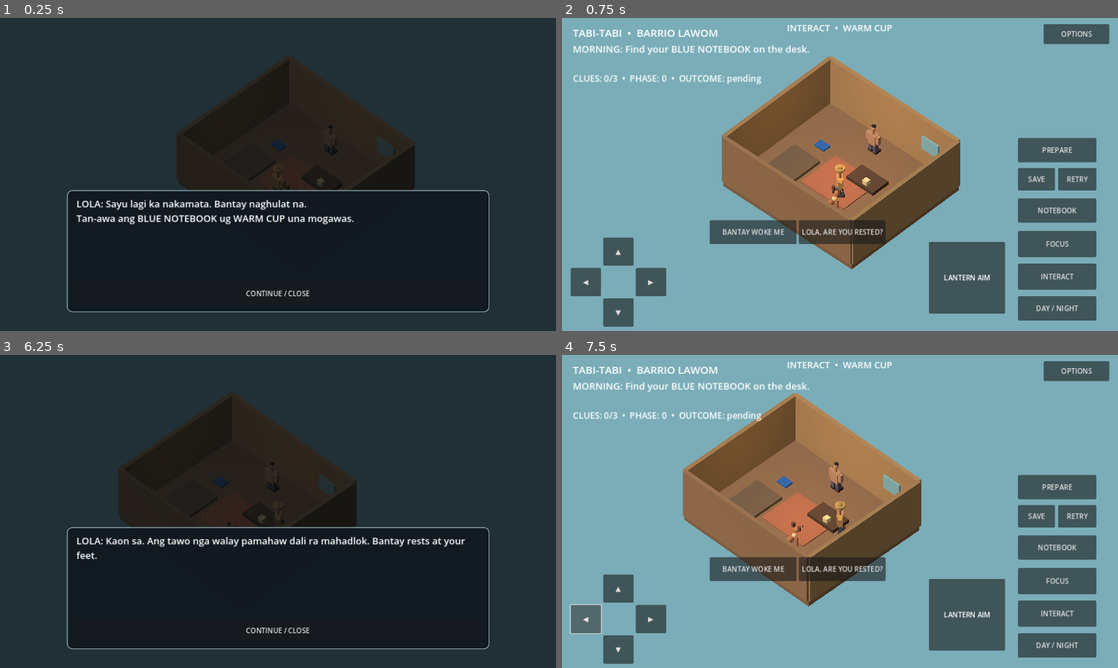
Above: before the commit, frames 1-4 (two rows, left to right).
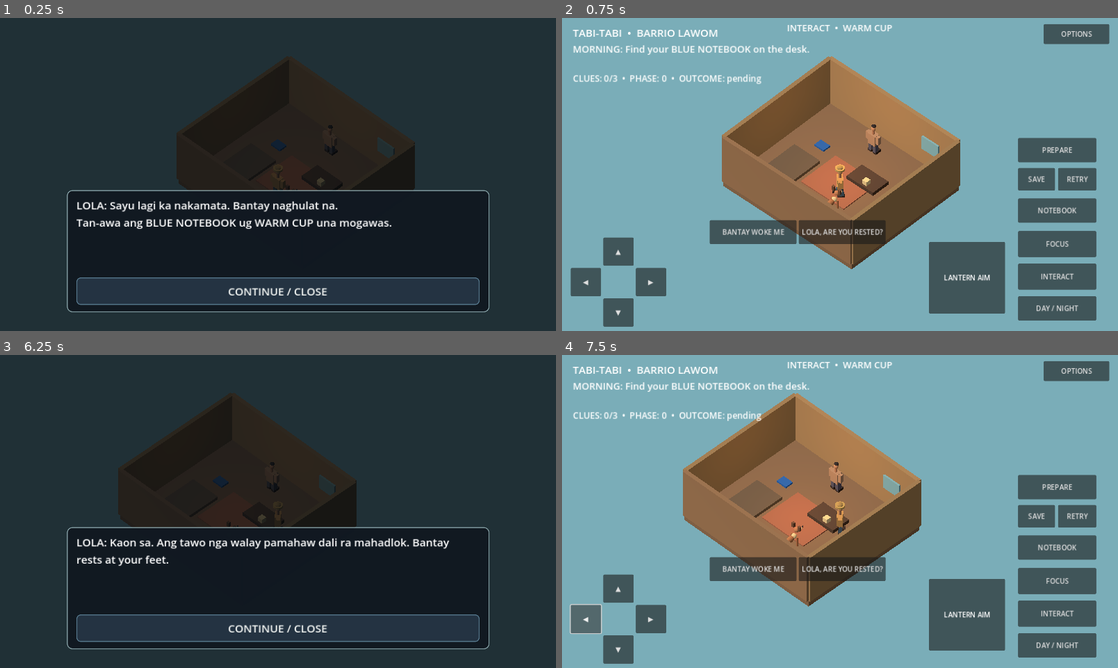
Above: after the commit, the same moments.

Repository: LokiJ07/Tabi-tabi
Game: Godot game, scene res://scenes/main.tscn
Same seed, same stepped clock (60 frames per second), same inputs: the game is played once before the commit and once after it.
Inputs (mouse positions are in pixels of both pictures, inside the frame that each line leads up to):
- Up to frame 1 (0.25 s): no input
- Up to frame 2 (0.75 s): tap Enter (ui_accept) at 0.5 s; move the mouse to (962, 158) at 0.52 s; hold Right (ui_right) from 0.53 s (still down); click (962, 158) at 0.67 s
- Up to frame 3 (6.25 s): tap Enter (ui_accept) at 0.77, 1.25, 2.75, 4.25, 5.75, 6.02 s; release Right (ui_right) at 1.25 s; drag from (166, 527) to (250, 574) at 1.27 s; click "RETRY" at 2 s; move the mouse to (333, 442) at 2.77 s; hold Right (ui_right) 2.78-3.5 s; click "RETRY" at 3.5 s; drag from (250, 574) to (111, 464) at 4.27 s; click "RETRY" at 5 s; move the mouse to (444, 558) at 5.77 s; hold Left (ui_left) from 5.78 s (still down)
- Up to frame 4 (7.5 s): release Left (ui_left) at 6.5 s; tap Enter (ui_accept) at 6.5 s; drag from (673, 464) to (756, 433) at 6.52 s; click "◀" at 7.25 s

The runs differ from the first frame. In frame 1, 8.6% of the frame differs, in the area x 13-87%, y 58-92%; in frame 2, nothing differs; in frame 3, 8.0%; in frame 4, nothing differs.

Commit message:
fix(mobile): readable high-contrast menu buttons, disabled kit state and scalable typography

Diff:
--- a/scripts/main.gd
+++ b/scripts/main.gd
@@ -466,6 +466,40 @@
 	style.content_margin_bottom = 16.0
 	panel.add_theme_stylebox_override("panel", style)
 	panel.mouse_filter = Control.MOUSE_FILTER_STOP
+
+
+func _menu_style(fill: Color, outline: Color) -> StyleBoxFlat:
+	var style := StyleBoxFlat.new()
+	style.bg_color = fill
+	style.border_color = outline
+	style.set_border_width_all(2)
+	style.set_corner_radius_all(9)
+	style.content_margin_left = 18.0
+	style.content_margin_right = 18.0
+	style.content_margin_top = 7.0
+	style.content_margin_bottom = 7.0
+	return style
+
+
+func _style_modal_button(button: Button, selected: bool = false, footer: bool = false) -> void:
+	# The default Godot Button font and disabled palette were nearly invisible
+	# on the user's landscape phone. Explicit styles cover every state.
+	var edge := Color(0.43, 0.75, 0.65) if selected else Color(0.34, 0.48, 0.56)
+	var background := Color(0.14, 0.25, 0.27) if selected else Color(0.14, 0.20, 0.26)
+	button.add_theme_stylebox_override("normal", _menu_style(background, edge))
+	button.add_theme_stylebox_override("hover", _menu_style(Color(0.22, 0.34, 0.39), Color(0.65, 0.83, 0.81)))
+	button.add_theme_stylebox_override("pressed", _menu_style(Color(0.26, 0.40, 0.39), Color(0.90, 0.80, 0.49)))
+	button.add_theme_stylebox_override("hover_pressed", _menu_style(Color(0.26, 0.40, 0.39), Color(0.90, 0.80, 0.49)))
+	button.add_theme_stylebox_override("focus", _menu_style(Color(0.0, 0.0, 0.0, 0.0), Color(0.98, 0.84, 0.46)))
+	button.add_theme_stylebox_override("disabled", _menu_style(Color(0.11, 0.18, 0.21), edge.darkened(0.15)))
+	button.add_theme_color_override("font_color", Color(0.96, 0.97, 0.96))
+	button.add_theme_color_override("font_hover_color", Color.WHITE)
+	button.add_theme_color_override("font_pressed_color", Color.WHITE)
+	button.add_theme_color_override("font_focus_color", Color.WHITE)
+	button.add_theme_color_override("font_disabled_color", Color(0.85, 0.91, 0.90))
+	button.add_theme_font_size_override("font_size", roundi((25.0 if footer else 27.0) * preferences.text_scale))
+	button.alignment = HORIZONTAL_ALIGNMENT_CENTER if footer else HORIZONTAL_ALIGNMENT_LEFT
+	button.custom_minimum_size = Vector2(button.custom_minimum_size.x, maxf(button.custom_minimum_size.y, 63.0))
 
 
 func _sync_modal_ui() -> void:
@@ -604,6 +638,7 @@
 	dialogue_close.text = "CONTINUE / CLOSE"
 	dialogue_close.custom_minimum_size = Vector2(240, 52)
 	dialogue_close.pressed.connect(_close_dialogue)
+	_style_modal_button(dialogue_close, false, true)
 	dialogue_layout.add_child(dialogue_close)
 	dialogue.hide()
 	notebook_panel = PanelContainer.new()
@@ -619,6 +654,7 @@
 	notebook_layout.add_theme_constant_override("separation", 12)
 	notebook_panel.add_child(notebook_layout)
 	var title := Label.new()
+	title.name = "NotebookHeading"
 	title.text = "FIELD NOTEBOOK  |  NIGHT 1"
 	title.add_theme_font_size_override("font_size", 25)
 	notebook_layout.add_child(title)
@@ -636,22 +672,26 @@
 	notebook_scroll.add_child(stack)
 	notebook_body = Label.new()
 	notebook_body.autowrap_mode = TextServer.AUTOWRAP_WORD_SMART
-	notebook_body.add_theme_font_size_override("font_size", 21)
+	notebook_body.add_theme_font_size_override("font_size", 27)
+	notebook_body.add_theme_constant_override("line_spacing", 6)
 	notebook_body.size_flags_horizontal = Control.SIZE_EXPAND_FILL
 	stack.add_child(notebook_body)
 	var links_label := Label.new()
 	links_label.text = "CONNECT EVIDENCE"
-	links_label.add_theme_font_size_override("font_size", 20)
+	links_label.name = "EvidenceHeading"
+	links_label.add_theme_font_size_override("font_size", 25)
 	stack.add_child(links_label)
 	link_light_button = Button.new()
 	link_light_button.text = "LINK: DADO + MOORING"
 	link_light_button.custom_minimum_size = Vector2(260, 45)
 	link_light_button.pressed.connect(func(): _link_clues("light_mooring"))
+	_style_modal_button(link_light_button)
 	stack.add_child(link_light_button)
 	link_ledger_button = Button.new()
 	link_ledger_button.text = "LINK: MOORING + MARA"
 	link_ledger_button.custom_minimum_size = Vector2(270, 45)
 	link_ledger_button.pressed.connect(func(): _link_clues("ledger_mooring"))
+	_style_modal_button(link_ledger_button)
 	stack.add_child(link_ledger_button)
 	var theory_row := HBoxContainer.new()
 	theory_row.add_theme_constant_override("separation", 10)
@@ -660,17 +700,20 @@
 	notebook_guide.text = "GUIDE GENTLY"
 	notebook_guide.custom_minimum_size = Vector2(170, 48)
 	notebook_guide.pressed.connect(func(): _select_theory("guide"))
+	_style_modal_button(notebook_guide)
 	theory_row.add_child(notebook_guide)
 	notebook_chase = Button.new()
 	notebook_chase.text = "CHASE AWAY"
 	notebook_chase.custom_minimum_size = Vector2(170, 48)
 	notebook_chase.pressed.connect(func(): _select_theory("chase"))
+	_style_modal_button(notebook_chase)
 	theory_row.add_child(notebook_chase)
 	var close_button := Button.new()
 	close_button.text = "CLOSE NOTEBOOK"
 	close_button.custom_minimum_size = Vector2(200, 48)
 	close_button.pressed.connect(_close_notebook)
 	close_button.name = "CloseNotebook"
+	_style_modal_button(close_button, false, true)
 	notebook_layout.add_child(close_button)
 	notebook_panel.hide()
 	# Four active equipment slots, persisted with Night 1 state.
@@ -699,29 +742,33 @@
 	kit_stack.add_theme_constant_override("separation", 10)
 	kit_scroll.add_child(kit_stack)
 	var kit_title := Label.new()
+	kit_title.name = "PreparationHeading"
 	kit_title.text = "RIVER PREPARATION | CHOOSE FOUR"
 	kit_title.add_theme_font_size_override("font_size", 24)
 	kit_stack.add_child(kit_title)
 	prep_summary = Label.new()
-	prep_summary.add_theme_font_size_override("font_size", 20)
+	prep_summary.add_theme_font_size_override("font_size", 26)
 	kit_stack.add_child(prep_summary)
 	for item in story.kit.ITEMS:
 		var item_id: String = item
 		var item_button := Button.new()
 		item_button.custom_minimum_size = Vector2(360, 49)
 		item_button.pressed.connect(func(): _toggle_kit_item(item_id))
+		_style_modal_button(item_button, story.kit.has(item_id))
 		prep_buttons[item_id] = item_button
 		kit_stack.add_child(item_button)
 	prep_water_button = Button.new()
 	prep_water_button.custom_minimum_size = Vector2(360, 49)
 	prep_water_button.text = "USE WATER FLASK (NIGHT)"
 	prep_water_button.pressed.connect(_use_water)
+	_style_modal_button(prep_water_button)
 	kit_stack.add_child(prep_water_button)
 	var kit_close := Button.new()
 	kit_close.text = "CLOSE PREPARATION"
 	kit_close.custom_minimum_size = Vector2(260, 48)
 	kit_close.pressed.connect(_close_prep)
 	kit_close.name = "ClosePreparation"
+	_style_modal_button(kit_close, false, true)
 	prep_layout.add_child(kit_close)
 	prep_panel.hide()
 	# Persistent accessibility options; deliberately not a second gameplay save.
@@ -760,38 +807,46 @@
 	options_stack.add_theme_constant_override("separation", 13)
 	settings_scroll.add_child(options_stack)
 	var options_heading := Label.new()
+	options_heading.name = "OptionsHeading"
 	options_heading.text = "ACCESSIBILITY / GAME OPTIONS"
 	options_heading.add_theme_font_size_override("font_size", 23)
 	options_stack.add_child(options_heading)
 	pref_text_button = Button.new()
 	pref_text_button.custom_minimum_size = Vector2(360, 50)
 	pref_text_button.pressed.connect(_cycle_text_size)
+	_style_modal_button(pref_text_button)
 	options_stack.add_child(pref_text_button)
 	pref_motion_button = Button.new()
 	pref_motion_button.custom_minimum_size = Vector2(360, 50)
 	pref_motion_button.pressed.connect(_toggle_reduced_motion)
+	_style_modal_button(pref_motion_button)
 	options_stack.add_child(pref_motion_button)
 	pref_contrast_button = Button.new()
 	pref_contrast_button.custom_minimum_size = Vector2(360, 50)
 	pref_contrast_button.pressed.connect(_toggle_contrast)
+	_style_modal_button(pref_contrast_button)
 	options_stack.add_child(pref_contrast_button)
 	pref_hint_button = Button.new()
 	pref_hint_button.custom_minimum_size = Vector2(360, 50)
 	pref_hint_button.pressed.connect(_cycle_hint_level)
+	_style_modal_button(pref_hint_button)
 	options_stack.add_child(pref_hint_button)
 	pref_assist_button = Button.new()
 	pref_assist_button.custom_minimum_size = Vector2(360, 50)
 	pref_assist_button.pressed.connect(_toggle_story_assist)
+	_style_modal_button(pref_assist_button)
 	options_stack.add_child(pref_assist_button)
 	pref_audio_button = Button.new()
 	pref_audio_button.custom_minimum_size = Vector2(360, 50)
 	pref_audio_button.pressed.connect(_cycle_audio_level)
+	_style_modal_button(pref_audio_button)
 	options_stack.add_child(pref_audio_button)
 	var exit_options := Button.new()
 	exit_options.text = "CLOSE OPTIONS"
 	exit_options.custom_minimum_size = Vector2(360, 50)
 	exit_options.pressed.connect(_close_settings)
 	exit_options.name = "CloseSettings"
+	_style_modal_button(exit_options, false, true)
 	settings_layout.add_child(exit_options)
 	settings_panel.hide()
 	_sync_modal_ui()
@@ -1215,7 +1270,7 @@
 func _apply_preferences() -> void:
 	var scale: float = preferences.text_scale
 	var labels: Array[Label] = [info, objective, stage_label, alarm_label, interact_hint, dog_warning_label, dialogue_text, notebook_body, prep_summary, courage_label]
-	var base_sizes: Array[int] = [24, 22, 20, 18, 21, 18, 22, 21, 20, 20]
+	var base_sizes: Array[int] = [24, 22, 20, 18, 21, 18, 25, 27, 26, 20]
 	for i in range(labels.size()):
 		var element: Label = labels[i]
 		if element == null:
@@ -1229,6 +1284,28 @@
 			element.remove_theme_color_override("font_color")
 			element.remove_theme_color_override("font_outline_color")
 			element.remove_theme_constant_override("outline_size")
+	var headers: Array[Label] = [
+		notebook_panel.get_node("NotebookLayout/NotebookHeading") as Label,
+		notebook_panel.get_node("NotebookLayout/NotebookScroll/EvidenceContent/EvidenceHeading") as Label,
+		prep_panel.get_node("PreparationLayout/PreparationScroll/EquipmentContent/PreparationHeading") as Label,
+		settings_panel.get_node("SettingsLayout/SettingsScroll/OptionsContent/OptionsHeading") as Label
+	]
+	for heading in headers:
+		heading.add_theme_font_size_override("font_size", roundi(30.0 * scale))
+		heading.add_theme_color_override("font_color", Color(0.98, 0.89, 0.68))
+	for button in [link_light_button, link_ledger_button, notebook_guide, notebook_chase]:
+		_style_modal_button(button)
+	for id in prep_buttons:
+		_style_modal_button(prep_buttons[id] as Button, story.kit.has(id))
+	for button in [prep_water_button, pref_text_button, pref_motion_button, pref_contrast_button, pref_hint_button, pref_assist_button, pref_audio_button]:
+		_style_modal_button(button)
+	for footer in [
+		notebook_panel.get_node("NotebookLayout/CloseNotebook") as Button,
+		prep_panel.get_node("PreparationLayout/ClosePreparation") as Button,
+		settings_panel.get_node("SettingsLayout/CloseSettings") as Button,
+		dialogue.get_node("DialogueLayout/CloseDialogue") as Button
+	]:
+		_style_modal_button(footer, false, true)
 	if settings_panel != null:
 		_refresh_options()
 
@@ -1288,11 +1365,17 @@
 
 
 func _refresh_prep() -> void:
-	prep_summary.text = "EQUIPPED: %d / 4  |  %s" % [story.kit.selected.size(), "READY" if story.kit.is_ready() else "SELECT FOUR"]
+	if story.outcome != "":
+		prep_summary.text = "NIGHT 1 COMPLETE  |  EQUIPMENT LOCKED  |  %d / 4" % story.kit.selected.size()
+	elif is_night or story.phase > 0:
+		prep_summary.text = "NIGHT IN PROGRESS  |  EQUIPPED: %d / 4" % story.kit.selected.size()
+	else:
+		prep_summary.text = "TAP TO EQUIP / REMOVE  |  %d / 4  |  %s" % [story.kit.selected.size(), "READY" if story.kit.is_ready() else "SELECT FOUR"]
 	for id in story.kit.ITEMS:
 		var item_button: Button = prep_buttons[id]
-		item_button.text = ("[EQUIPPED] " if story.kit.has(id) else "[AVAILABLE] ") + str(story.kit.NAMES[id])
+		item_button.text = ("EQUIPPED   •   " if story.kit.has(id) else "AVAILABLE   •   ") + str(story.kit.NAMES[id])
 		item_button.disabled = is_night or story.phase > 0 or story.outcome != ""
+		_style_modal_button(item_button, story.kit.has(id))
 	prep_water_button.visible = is_night and story.phase >= 1 and story.phase <= 3
 	prep_water_button.disabled = not story.kit.has("water_flask") or story.kit.is_used("water_flask") or story.encounter_failed
 	prep_water_button.text = "DRINK WATER (restores courage)" if not story.kit.is_used("water_flask") else "WATER USED"
@@ -1335,9 +1418,11 @@
 	link_light_button.visible = story.clues.has("light_retreat") and story.clues.has("old_mooring")
 	link_light_button.disabled = story.phase > 0 or story.evidence_links.has("light_mooring")
 	link_light_button.text = "LINKED: DADO + MOORING" if story.evidence_links.has("light_mooring") else "LINK: DADO + MOORING"
+	_style_modal_button(link_light_button, story.evidence_links.has("light_mooring"))
 	link_ledger_button.visible = story.clues.has("old_mooring") and story.clues.has("boatman_name")
 	link_ledger_button.disabled = story.phase > 0 or story.evidence_links.has("ledger_mooring")
 	link_ledger_button.text = "LINKED: MOORING + MARA" if story.evidence_links.has("ledger_mooring") else "LINK: MOORING + MARA"
+	_style_modal_button(link_ledger_button, story.evidence_links.has("ledger_mooring"))
 	notebook_guide.disabled = story.outcome != ""
 	notebook_chase.disabled = story.outcome != ""
 
--- a/tests/night01_hud_test.gd
+++ b/tests/night01_hud_test.gd
@@ -18,6 +18,8 @@
 	game._open_notebook()
 	check(game._is_reading_ui(), "notebook pauses walking")
 	check(game.notebook_panel.get_node_or_null("NotebookLayout/NotebookScroll") != null, "notebook supports overflowing clues")
+	check(game.notebook_body.get_theme_font_size("font_size") >= 27, "notebook evidence has large readable default font")
+	check(game.link_light_button.get_theme_font_size("font_size") >= 27, "notebook deduction action is readable")
 	check(game.notebook_panel.anchor_right - game.notebook_panel.anchor_left >= 0.75, "notebook occupies wide readable viewport area")
 	check(game.notebook_panel.anchor_bottom - game.notebook_panel.anchor_top >= 0.85, "notebook fills most of the phone height")
 	check(game.notebook_panel.get_node("NotebookLayout/CloseNotebook").get_parent() != game.notebook_panel.get_node("NotebookLayout/NotebookScroll"), "notebook close stays outside evidence scroll")
@@ -31,11 +33,23 @@
 	check(game.touch_axes == Vector2.ZERO and not game.focus_held, "opening modal releases held movement and Focus")
 	check(not game.notebook_panel.visible, "only one readable modal")
 	check(game.settings_panel.get_node_or_null("SettingsLayout/SettingsScroll") != null, "long settings menu is scrollable")
+	check(game.pref_text_button.get_theme_font_size("font_size") >= 27, "options buttons receive readable theme")
+	check(game.pref_text_button.custom_minimum_size.y >= 63.0, "options buttons have large touch target")
+	check(game.pref_text_button.alignment == HORIZONTAL_ALIGNMENT_LEFT, "option labels left-aligned for scanning")
 	check(game.settings_panel.get_node_or_null("SettingsLayout/CloseSettings") != null, "settings close button remains fixed outside scrolling options")
 	check(game.modal_backdrop.visible and not game.gameplay_hud.visible, "settings hides movement controls")
 	game._close_settings()
 	game._open_prep()
 	check(game.prep_panel.get_node_or_null("PreparationLayout/PreparationScroll") != null, "inventory readable with larger fonts")
+	var equipped_button: Button = game.prep_buttons["cloth_wrap"] as Button
+	check(equipped_button.get_theme_font_size("font_size") >= 27, "inventory item text is readable")
+	game.story.outcome = "resolve"
+	game._refresh_prep()
+	check(equipped_button.disabled, "finished chapter locks the loadout")
+	check(equipped_button.get_theme_color("font_disabled_color").r >= 0.80, "locked equipment remains legible")
+	check(game.prep_summary.text.find("LOCKED") >= 0, "finished chapter explains disabled loadout")
+	game.story.outcome = ""
+	game._refresh_prep()
 	check(game.prep_panel.get_node_or_null("PreparationLayout/ClosePreparation") != null, "preparation close remains visible independent of scroll")
 	game._close_prep()
 	game._show_dialogue("A readable conversation with Lola Pasing.")
@@ -53,6 +67,8 @@
 	game.preferences.text_scale = 1.4
 	game._apply_preferences()
 	check(game.dialogue_text.get_theme_font_size("font_size") >= 28, "large subtitle setting changes text")
+	check(game.notebook_body.get_theme_font_size("font_size") >= 37, "journal scales with large text setting")
+	check(game.pref_text_button.get_theme_font_size("font_size") >= 37, "options buttons also scale with large text setting")
 	game.queue_free()
 	print("Night 1 HUD usability checks: ", "PASS" if errors == 0 else str(errors) + " failures")
 	quit(0 if errors == 0 else 1)
Not shown, added: docs/G5_DEVICE_READABILITY_POLISH.md
